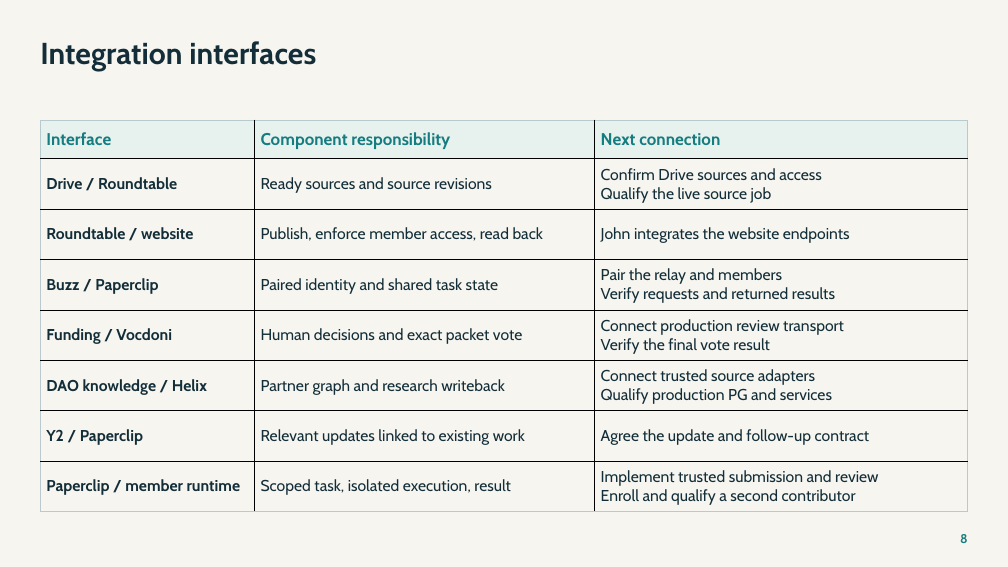
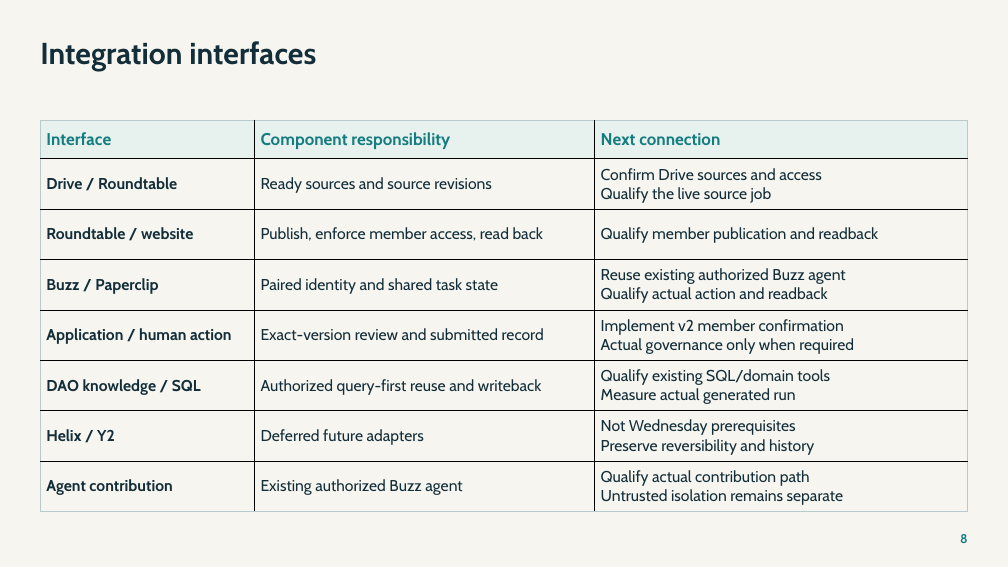
Before and after one commit to NetRxn/Inertia, a slide deck: slide 8 of Inertia-Architecture.pptx. Drawn at 1008x567 pixels with LibreOffice and Linux fonts; fonts in the diff are those of the drawing. Boxes give left, top, right and bottom in pixels: in the first picture for what was removed or moved away, otherwise in the second. Text is boxed around its words. In the diff, an @@ line names an element or a change of style, - is before the commit and + after.

Commit message:
docs: synchronize current member and Wednesday handoff contracts

```diff
--- a/Inertia-Architecture.pptx
+++ b/Inertia-Architecture.pptx
@@ table at [41, 120, 967, 512] @@
-row 3, column 3: John integrates the website endpoints
+row 3, column 3: Qualify member publication and readback
-row 4, column 3: Pair the relay and members / Verify requests and returned results
+row 4, column 3: Reuse existing authorized Buzz agent / Qualify actual action and readback
-row 5: Funding / Vocdoni | Human decisions and exact packet vote | Connect production review transport / Verify the final vote result
+row 5: Application / human action | Exact-version review and submitted record | Implement v2 member confirmation / Actual governance only when required
-row 6: DAO knowledge / Helix | Partner graph and research writeback | Connect trusted source adapters / Qualify production PG and services
+row 6: DAO knowledge / SQL | Authorized query-first reuse and writeback | Qualify existing SQL/domain tools / Measure actual generated run
-row 7: Y2 / Paperclip | Relevant updates linked to existing work | Agree the update and follow-up contract
+row 7: Helix / Y2 | Deferred future adapters | Not Wednesday prerequisites / Preserve reversibility and history
-row 8: Paperclip / member runtime | Scoped task, isolated execution, result | Implement trusted submission and review / Enroll and qualify a second contributor
+row 8: Agent contribution | Existing authorized Buzz agent | Qualify actual contribution path / Untrusted isolation remains separate
```
Also in this commit, not shown: 8 other slides changed, 22 other files.
